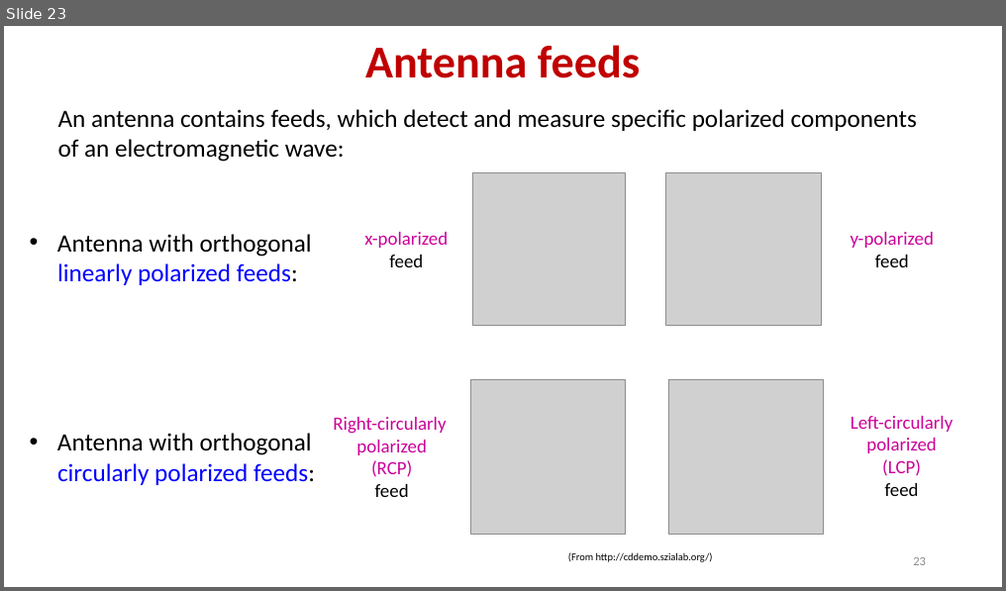
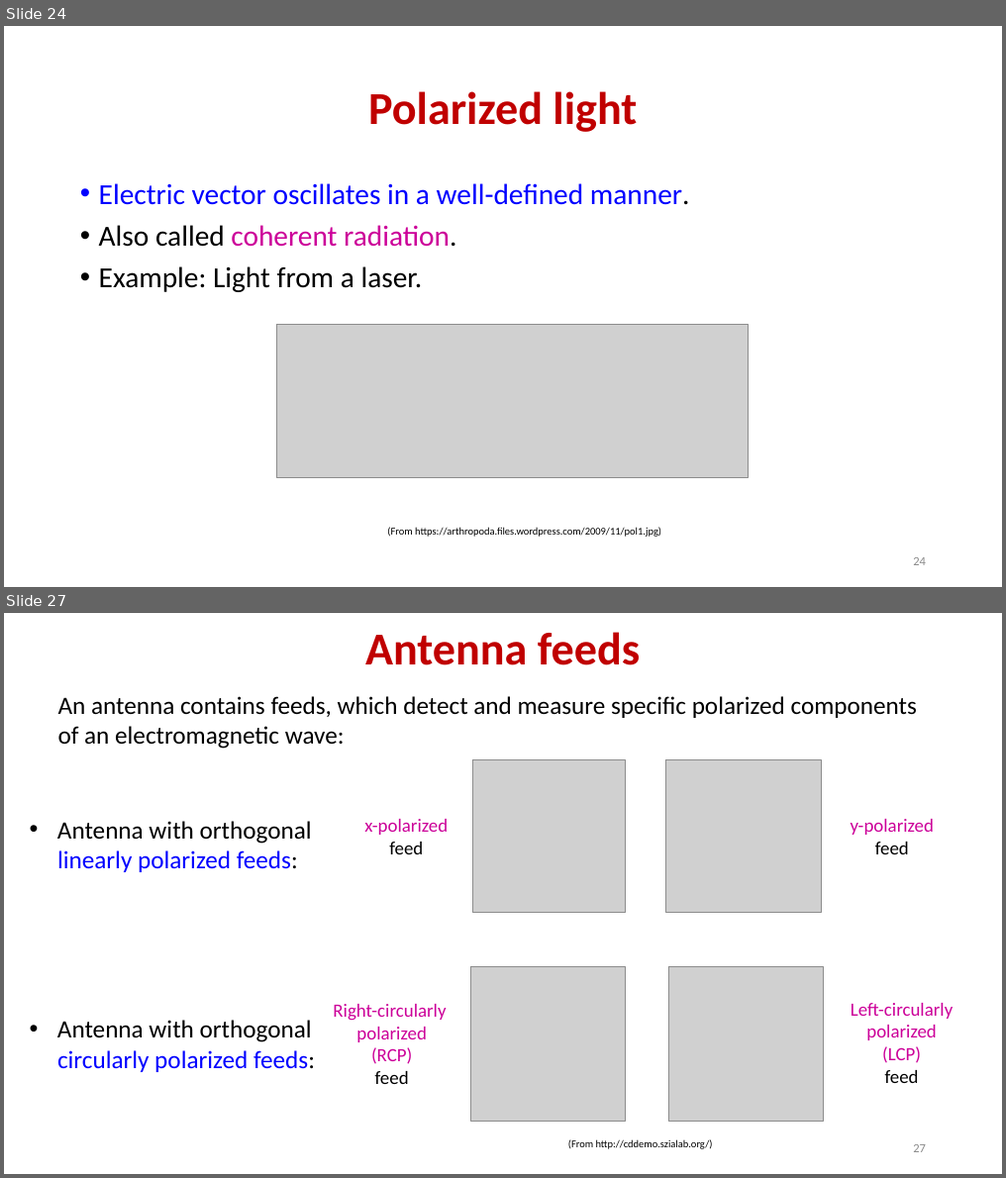
Before and after one commit to ratt-ru/ratt-interferometry-course, a slide deck: lectures/calibration/RIME.pptx. Shown one above the other, each under a label of ours: slide 23 before the commit, slides 24 and 27 after it; the slides between them are not shown. The pictures are 1006x591 and 1006x1178 pixels, drawn with LibreOffice and Linux fonts; fonts in the diff are those of the drawing; grey boxes stand for pictures. Boxes give left, top, right and bottom in pixels: in the first picture for what was removed or moved away, otherwise in the second. Text is boxed around its words. In the diff, an @@ line names an element or a change of style, - is before the commit and + after.

Commit message:
Add slides on polarized/unpolarized/partially polarized light

```diff
--- a/lectures/calibration/RIME.pptx
+++ b/lectures/calibration/RIME.pptx
@@ slide 24 added at [4, 26, 1002, 587], background #FFFFFF @@
@@ title added at [368, 91, 637, 132], 44 pt, text #C00000, bold @@
+Polarized light
@@ text added at [99, 183, 690, 292], 28 pt, text #0000FF @@
+• Electric vector oscillates in a well-defined manner.
+• Also called coherent radiation.
+• Example: Light from a laser.
@@ picture added at [276, 325, 747, 478] @@
@@ text added at [387, 527, 661, 537], 10 pt, text #000000 @@
+(From https://arthropoda.files.wordpress.com/2009/11/pol1.jpg)
@@ page number added at [913, 558, 926, 566], 12 pt, text #8C8C8C @@
+24
@@ what was slide 23 is now slide 27 @@
@@ page number at [913, 1145, 926, 1153]: text changed @@
-23
+27
```
Also in this commit, not shown: 3 slides changed, 3 other slides added, 1 other file.
